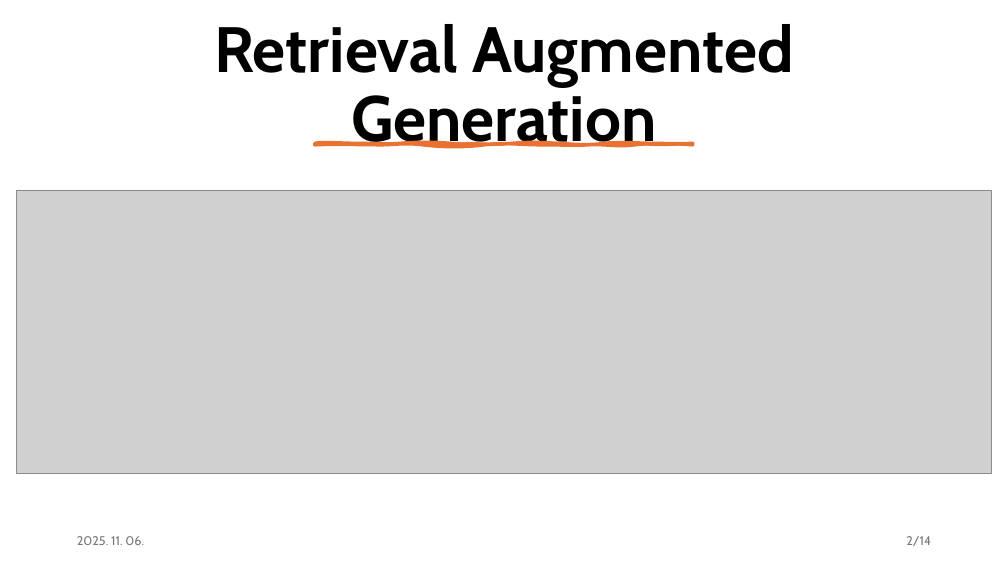
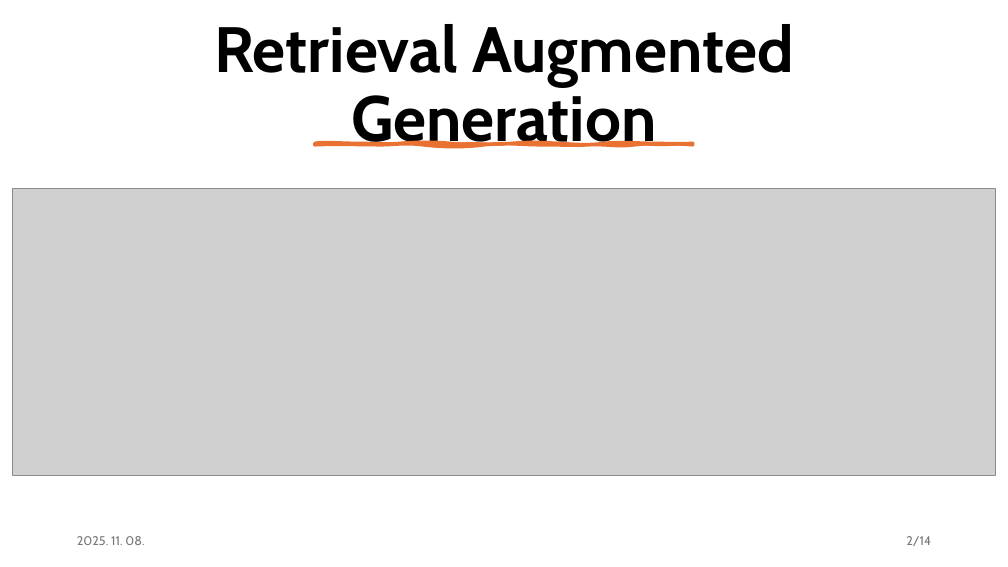
Before and after one commit to czotterbenedek/rag-onlineclustering-optimization, a slide deck: slide 2 of tdk/tdk_v1.pptx. Drawn at 1008x567 pixels with LibreOffice and Linux fonts; fonts in the diff are those of the drawing; grey boxes stand for pictures. Boxes give left, top, right and bottom in pixels: in the first picture for what was removed or moved away, otherwise in the second. Text is boxed around its words. In the diff, an @@ line names an element or a change of style, - is before the commit and + after.

```diff
--- a/tdk/tdk_v1.pptx
+++ b/tdk/tdk_v1.pptx
@@ picture: place and size @@
-picture at (17,190,991,473)
+picture at (12,188,995,476)
@@ text at (77,536,144,545): text changed @@
-2025. 11. 06.
+2025. 11. 08.
```
Also in this commit, not shown: 20 other slides changed, 1 other file.
